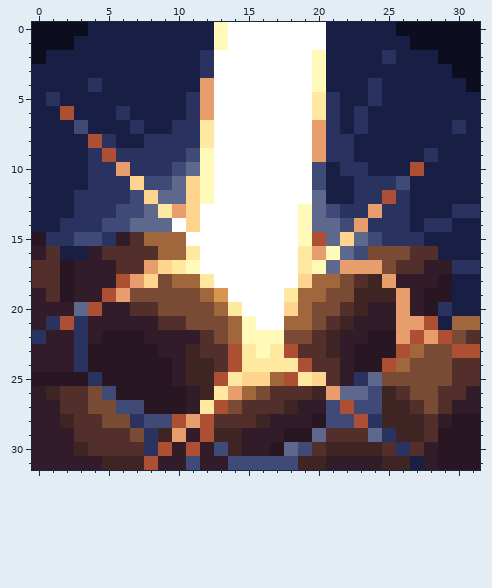
Two states of a pixel-art sprite, Qin/Assets/Resources/Sprites/Traps/Heroes/HeavenlyBeams.png. The picture above is the old version.
The file is 96x96 pixels, drawn in blocks of 3x3; one block is one cell here.
Now the later version:
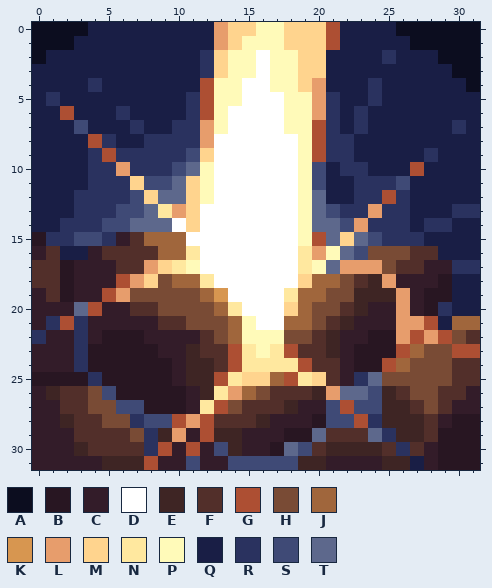
Palette (. is transparent): A #0c0d1f  B #281622  C #331c29  D #ffffff  E #3e2524  F #522f2a  G #ad4f33  H #794b35  J #a0663c  K #d79650  L #e79d6c  M #ffd48e  N #ffe89f  P #fffab9  Q #191e45  R #2a325f  S #3f4a76  T #5d688c
Diff:
Colour L becomes colour G in rows 4 to 6 at x 12; in rows 7 to 9 at x 20.
Colour Q becomes colour G in rows 0 to 1 at x 21.
Colour N becomes colour L in rows 5 to 6 at x 20; in rows 7 to 8 at x 12.
Colour P becomes colour L in rows 0 to 1 at x 13; in row 4 at x 20.
Colour D becomes colour M in row 0 at x 14 to 15 and 18 to 20; in row 1 at x 14 and 18 to 20; in rows 2 to 3 at x 13 and 19; in row 4 at x 19.
Colour P becomes colour M in rows 2 to 3 at x 20; in row 9 at x 12.
Colour D becomes colour P in row 0 at x 16 to 17; in row 1 at x 15 to 17; in rows 2 to 3 at x 14 to 15 and 17 to 18; in row 4 at x 13 to 14 and 17 to 18; in row 5 at x 13 to 14 and 18 to 19; in rows 6 to 7 at x 13 and 18 to 19.
Colour D becomes colour P in rows 8 to 12 at x 19.
Pixel boxes of the changes (left, top, right, bottom) in both pictures:
changed: (200, 22, 340, 204)
